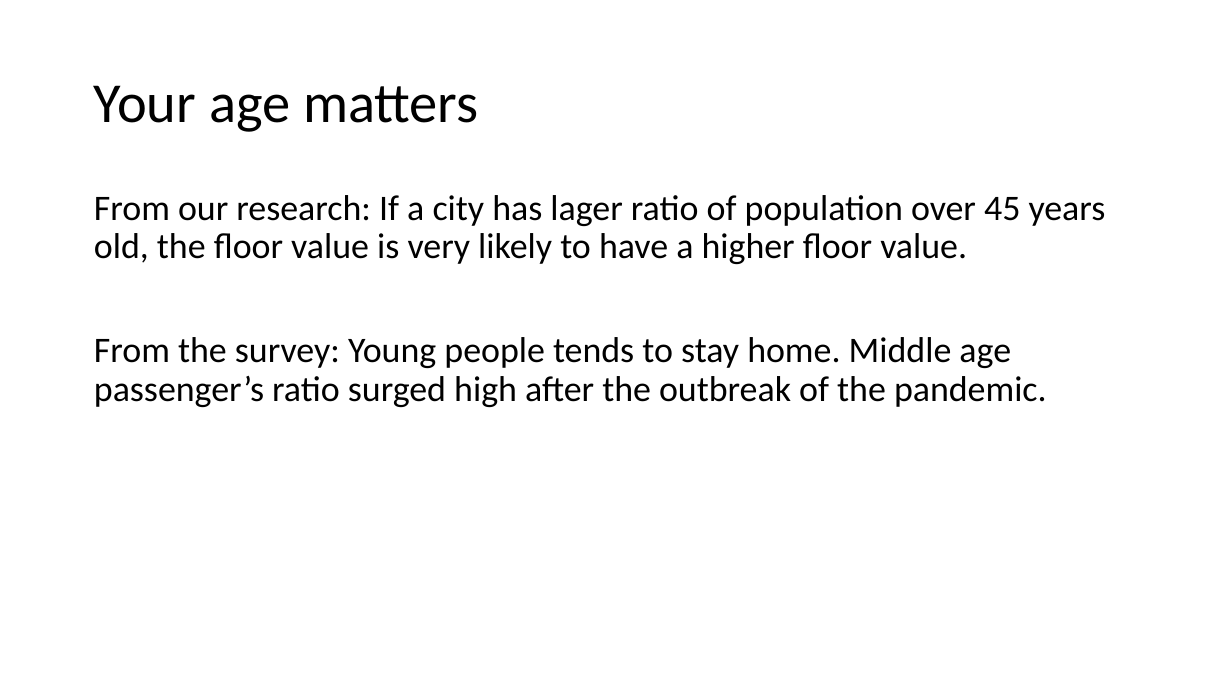
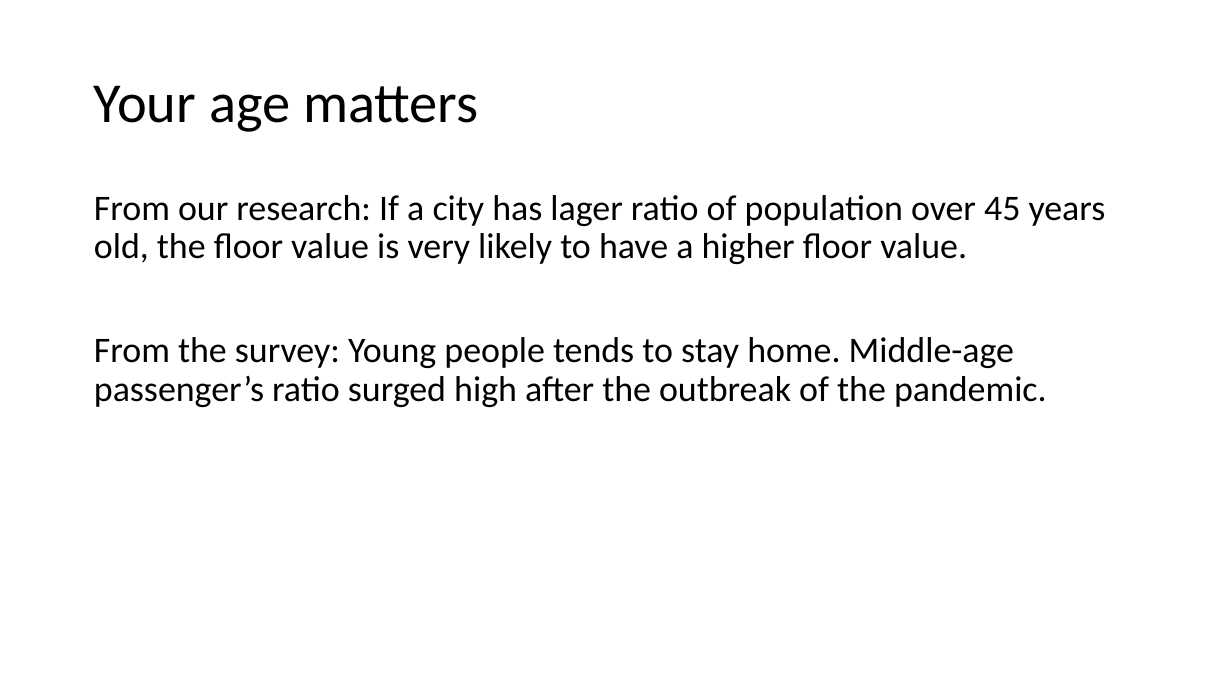
Before and after one commit to luyuliu/COVID-Transit-Demand, a slide deck: slide 12 of doc/transit_app.pptx. Drawn at 1232x693 pixels with LibreOffice and Linux fonts; fonts in the diff are those of the drawing. Boxes give left, top, right and bottom in pixels: in the first picture for what was removed or moved away, otherwise in the second. Text is boxed around its words. In the diff, an @@ line names an element or a change of style, - is before the commit and + after.

```diff
--- a/doc/transit_app.pptx
+++ b/doc/transit_app.pptx
@@ text at <box>94,337,1047,407</box>: text changed @@
-From the survey: Young people tends to stay home. Middle age passenger’s ratio surged high after the outbreak of the pandemic.
+From the survey: Young people tends to stay home. Middle-age passenger’s ratio surged high after the outbreak of the pandemic.
```
